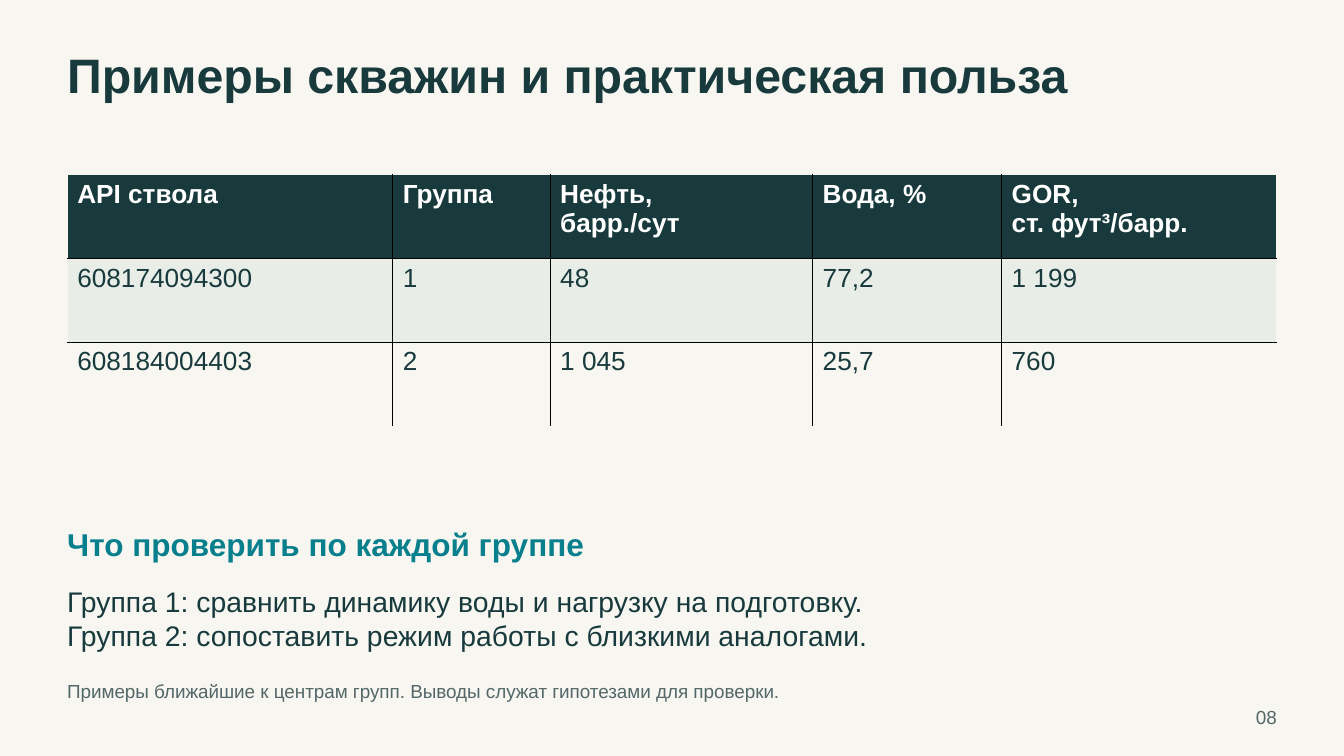
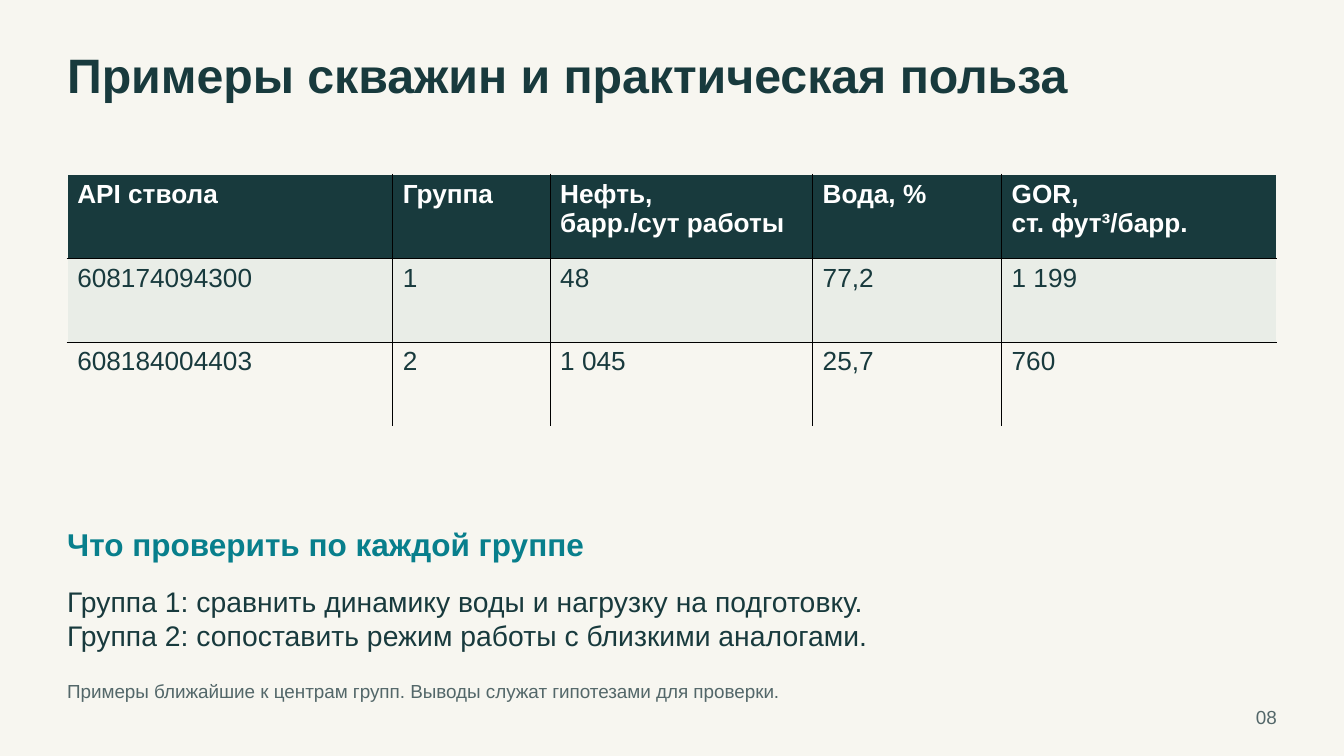
Before and after one commit to dmitriyjob/Neftegaz_practice, a slide deck: slide 8 of presentation.pptx. Drawn at 1344x756 pixels with LibreOffice and Linux fonts; fonts in the diff are those of the drawing. Boxes give left, top, right and bottom in pixels: in the first picture for what was removed or moved away, otherwise in the second. Text is boxed around its words. In the diff, an @@ line names an element or a change of style, - is before the commit and + after.

```diff
--- a/presentation.pptx
+++ b/presentation.pptx
@@ table at <box>68,174,1277,426</box> @@
-row 1, column 3: Нефть, / барр./сут
+row 1, column 3: Нефть, / барр./сут работы
```
Also in this commit, not shown: 3 other slides changed, 15 other files.
